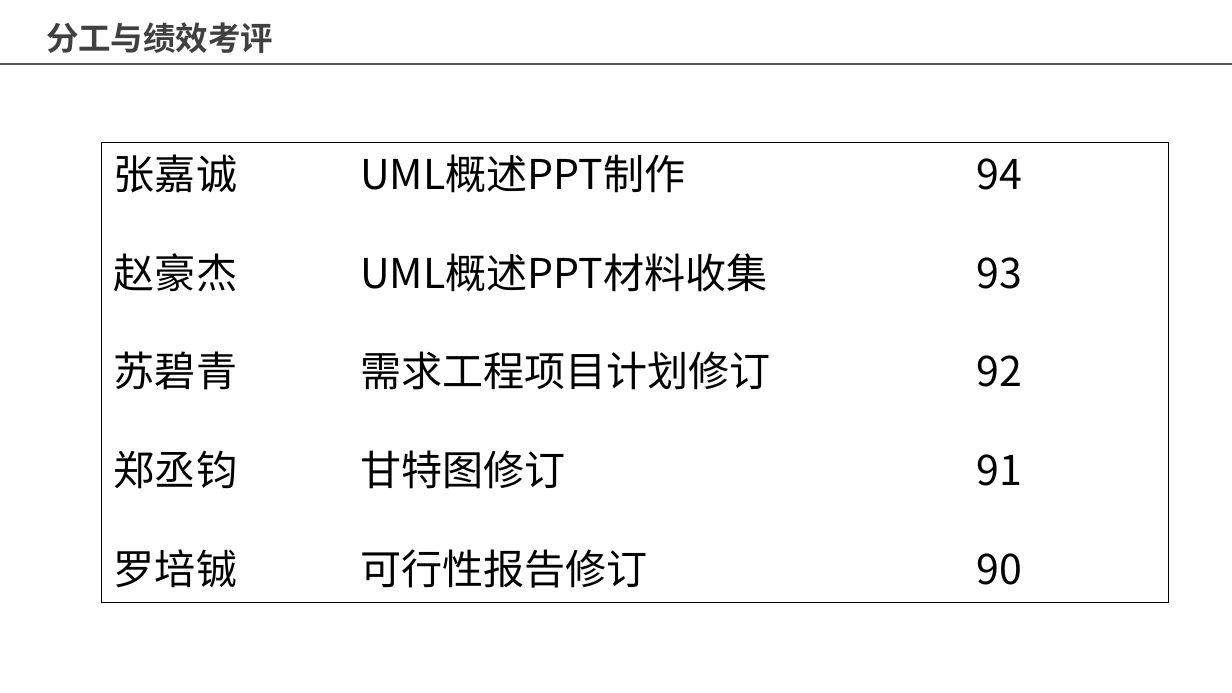
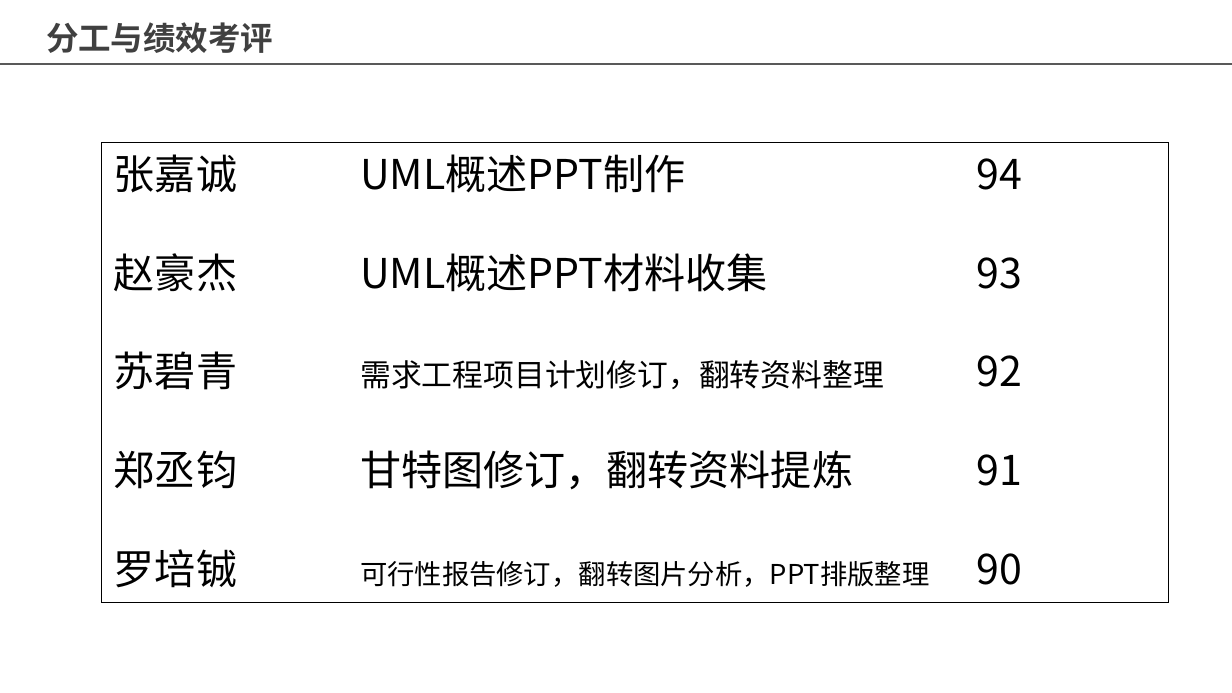
Before and after one commit to Maojiao/PRD, a slide deck: slide 52 of 渔乐生活/非受控文档/张嘉成/[PRD-06,31601377]翻转课堂UML概述.pptx (slide 51 before the commit). Drawn at 1232x693 pixels with LibreOffice and Linux fonts; fonts in the diff are those of the drawing; background and template pictures are left out. Boxes give left, top, right and bottom in pixels: in the first picture for what was removed or moved away, otherwise in the second. Text is boxed around its words. In the diff, an @@ line names an element or a change of style, - is before the commit and + after.

Commit message:
update_更新了翻转课堂UML概述中的文献和分工

```diff
--- a/渔乐生活/非受控文档/张嘉成/[PRD-06,31601377]翻转课堂UML概述.pptx
+++ b/渔乐生活/非受控文档/张嘉成/[PRD-06,31601377]翻转课堂UML概述.pptx
@@ text in rectangle at (114,351,1022,588): text changed @@
-苏碧青 需求工程项目计划修订 92
-郑丞钧 甘特图修订 91
-罗培铖 可行性报告修订 90
+苏碧青 需求工程项目计划修订，翻转资料整理 92
+郑丞钧 甘特图修订，翻转资料提炼 91
+罗培铖 可行性报告修订，翻转图片分析，PPT排版整理 90
```
Also in this commit, not shown: 1 other slide changed, 1 slide added.
